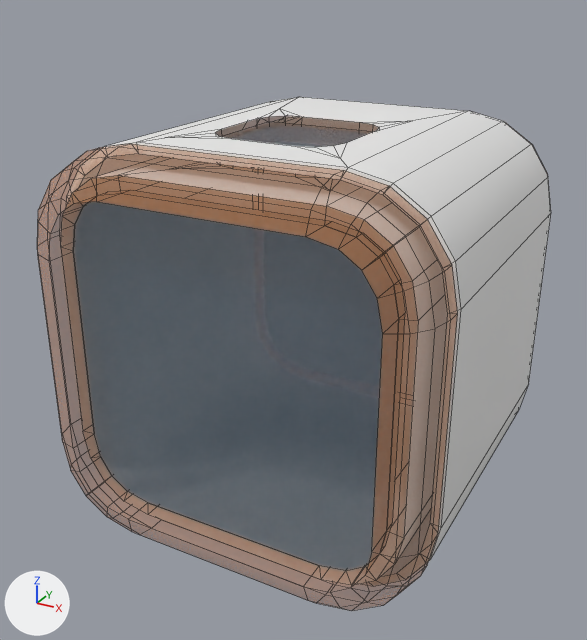
One commit to the FBX model Assets/_Projects/Models/Interactable/SM_Props_Drying_Counter.fbx: the scene before it, then after it.
Rendered twice from a camera (50 mm lens) standing at (0.382, -0.736, 0.571) and looking at (-0.01, -0.023, 0.215). Every picture has the same lights, and +X, +Y and +Z are marked at lower left. Mesh edges are drawn as thin lines.

Script lines for the objects in view, before the commit:
```python
me_sm_props_drying_counter = bpy.data.meshes.new('SM_Props_Drying_Counter')
me_sm_props_drying_counter.from_pydata(...)  # 384 vertices, 351 faces; spans x -0.21..0.21, y -0.21..0.21, z 0.0..0.422
# faces by material slot: [328, 23]
me_sm_props_drying_counter.materials.append(mat_m_props_texture_pack)
me_sm_props_drying_counter.materials.append(mat_m_glass)  # dark blue #36576e
ob_sm_props_drying_counter = bpy.data.objects.new('SM_Props_Drying_Counter', me_sm_props_drying_counter)
ob_sm_props_drying_counter.location = (0.0, 0.0, 0.0)
```
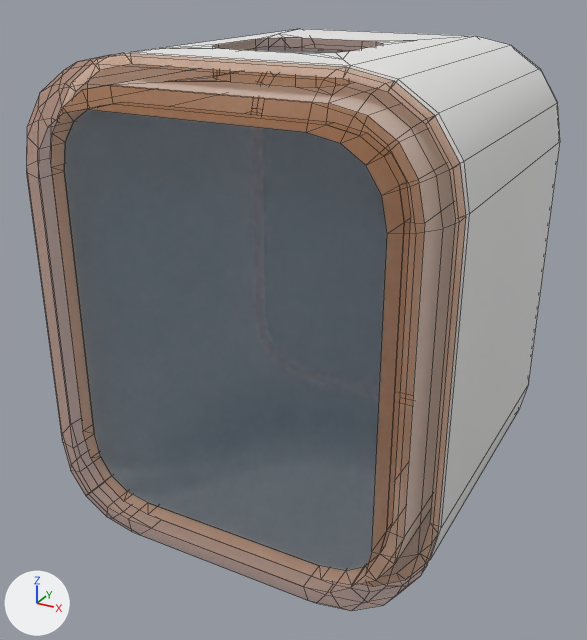
Pixel boxes (x1, y1, x2, y2) of what changed, in the pictures (587 x 640 px; the box of a moved part takes in the faces that stretch with it):
'SM_Props_Drying_Counter', reshaped (14% taller)
    before: (61, 97, 551, 586)
    after: (51, 29, 560, 586)
part 1 of me_sm_props_drying_counter, moved or reshaped
    before: (221, 121, 373, 147)
    after: (246, 46, 353, 53)
part 2 of me_sm_props_drying_counter, moved or reshaped
    before: (67, 129, 461, 489)
    after: (58, 44, 470, 489)
part 3 of me_sm_props_drying_counter, moved or reshaped
    before: (61, 97, 300, 431)
    after: (51, 38, 266, 431)
part 4 of me_sm_props_drying_counter, moved or reshaped
    before: (263, 111, 551, 537)
    after: (262, 36, 560, 537)
part 5 of me_sm_props_drying_counter, moved or reshaped
    before: (120, 97, 468, 206)
    after: (110, 29, 473, 103)

The change, as a diff of the scene's bpy script:
```diff
--- a/Assets/_Projects/Models/Interactable/SM_Props_Drying_Counter.fbx.py
+++ b/Assets/_Projects/Models/Interactable/SM_Props_Drying_Counter.fbx.py
@@ me_sm_props_drying_counter @@
 # used by ob_sm_props_drying_counter; location = (0.0, 0.0, 0.0)
-me_sm_props_drying_counter.from_pydata(...)  # 384 vertices, 351 faces; spans x -0.21..0.21, y -0.21..0.21, z 0.0..0.422
+me_sm_props_drying_counter.from_pydata(...)  # 384 vertices, 351 faces; spans x -0.21..0.21, y -0.21..0.21, z 0.0..0.501
+# me_sm_props_drying_counter part 1: the loose piece of 4 vertices spanning x -0.081..0.081, y -0.111..0.05, z 0.411 is moved by (0.0, 0.0, 0.079)
+# me_sm_props_drying_counter part 2: 130 of the vertices in x -0.21..0.21, y -0.21..-0.064, z 0.313..0.422 are moved by (0.0, 0.0, 0.079)
+# me_sm_props_drying_counter part 3: 30 of the vertices in x -0.21..-0.103, y 0.17..0.21, z 0.313..0.42 are moved by (0.0, 0.0, 0.079)
+# me_sm_props_drying_counter part 4: 30 of the vertices in x 0.103..0.21, y 0.17..0.21, z 0.313..0.42 are moved by (0.0, 0.0, 0.079)
+# me_sm_props_drying_counter part 5: 20 of the vertices in x -0.079..0.079, y 0.003..0.07, z 0.394..0.422 are moved by (0.0, 0.0, 0.079)
 me_sm_props_drying_counter.materials.append(mat_m_props_texture_pack)
```
